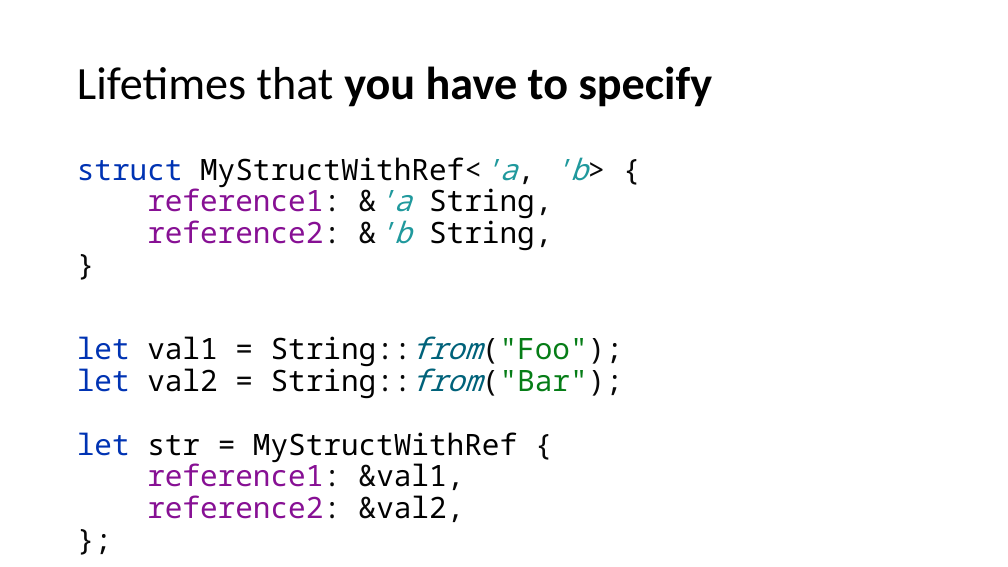
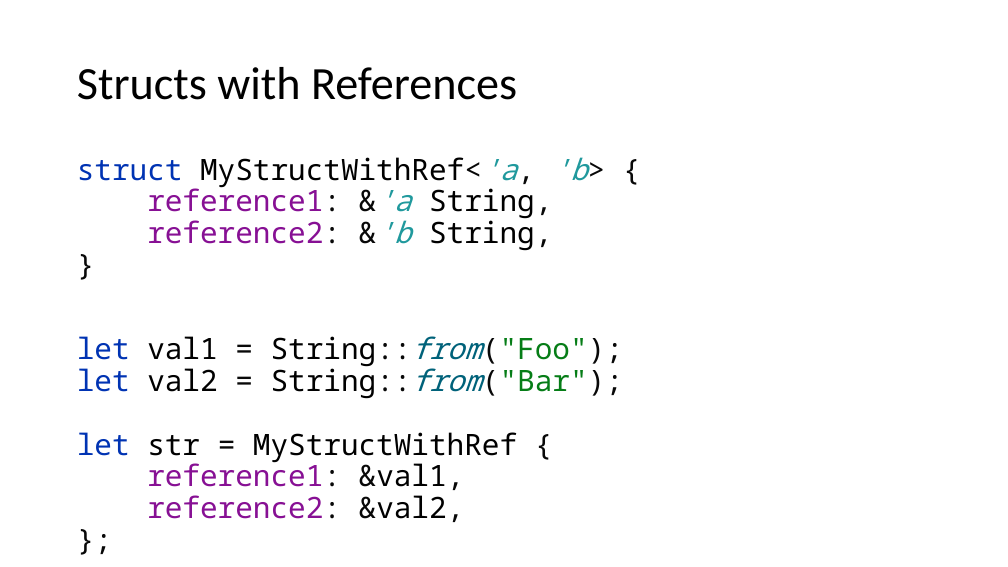
Before and after one commit to kugushev/course-rust-basics, a slide deck: slide 62 of src/02-Ownership/02-Ownership.pptx. Drawn at 1008x567 pixels with LibreOffice and Linux fonts; fonts in the diff are those of the drawing. Boxes give left, top, right and bottom in pixels: in the first picture for what was removed or moved away, otherwise in the second. Text is boxed around its words. In the diff, an @@ line names an element or a change of style, - is before the commit and + after.

Commit message:
lecture 3

```diff
--- a/src/02-Ownership/02-Ownership.pptx
+++ b/src/02-Ownership/02-Ownership.pptx
@@ title at (77, 67, 517, 100): text changed; bold off @@
-Lifetimes that you have to specify
+Structs with References
```
Also in this commit, not shown: 1 other slide changed, 6 slides added, 1 other file.
